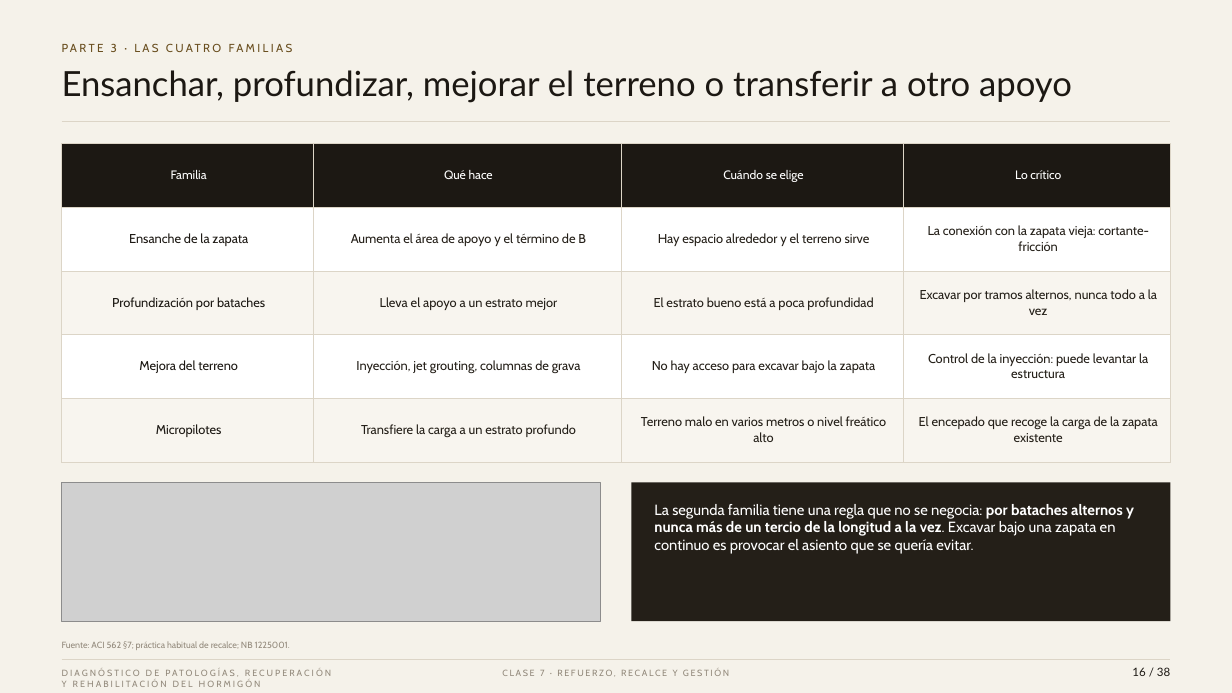
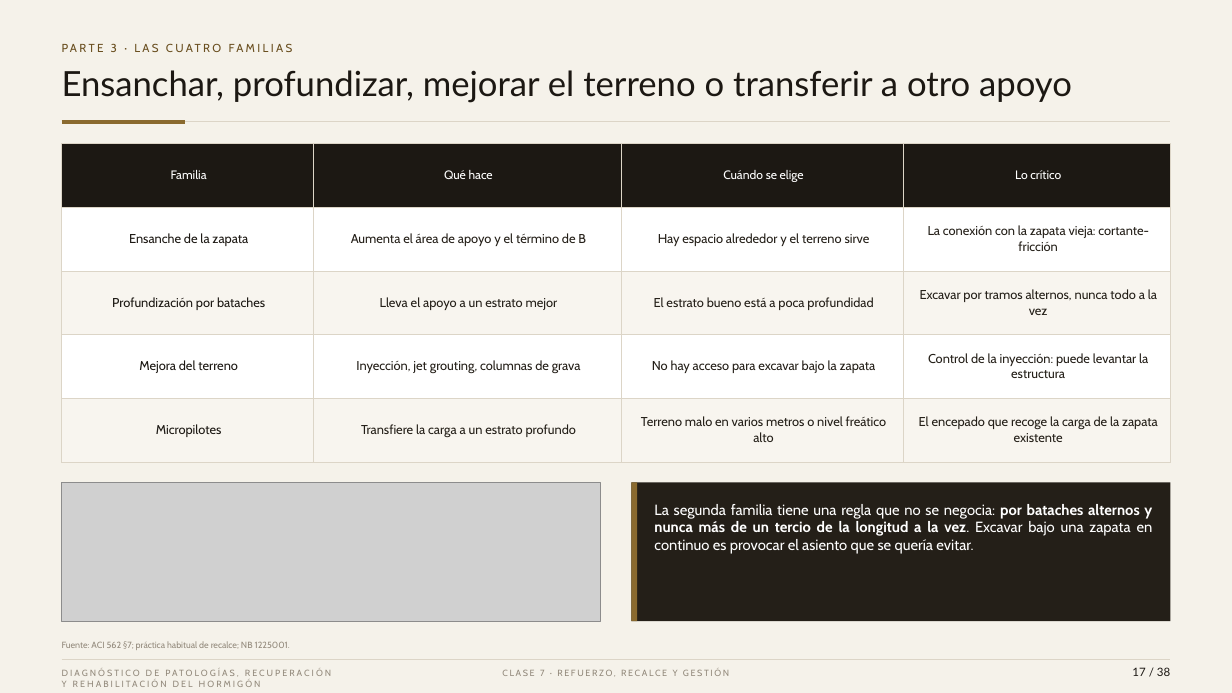
Before and after one commit to kevinyerkovc-cmd/Yerko, a slide deck: slide 17 of PH_Clase_7_Refuerzo_recalce_y_gestion.pptx (slide 16 before the commit). Drawn at 1232x693 pixels with LibreOffice and Linux fonts; fonts in the diff are those of the drawing; grey boxes stand for pictures. Boxes give left, top, right and bottom in pixels: in the first picture for what was removed or moved away, otherwise in the second. Text is boxed around its words. In the diff, an @@ line names an element or a change of style, - is before the commit and + after.

```diff
--- a/PH_Clase_7_Refuerzo_recalce_y_gestion.pptx
+++ b/PH_Clase_7_Refuerzo_recalce_y_gestion.pptx
@@ line added from (62, 122) to (185, 122), #8A6A2F 2.5 pt @@
@@ rectangle added at (631, 482, 637, 621), fill #8A6A2F @@
@@ text "La segunda familia tiene una ..." at (654, 504, 1153, 554): alignment left to justified @@
@@ text at (1132, 667, 1170, 676): text changed @@
-16 / 38
+17 / 38
```
Also in this commit, not shown: 34 other slides changed, 3 slides added, 3 slides removed, 2 other files.
